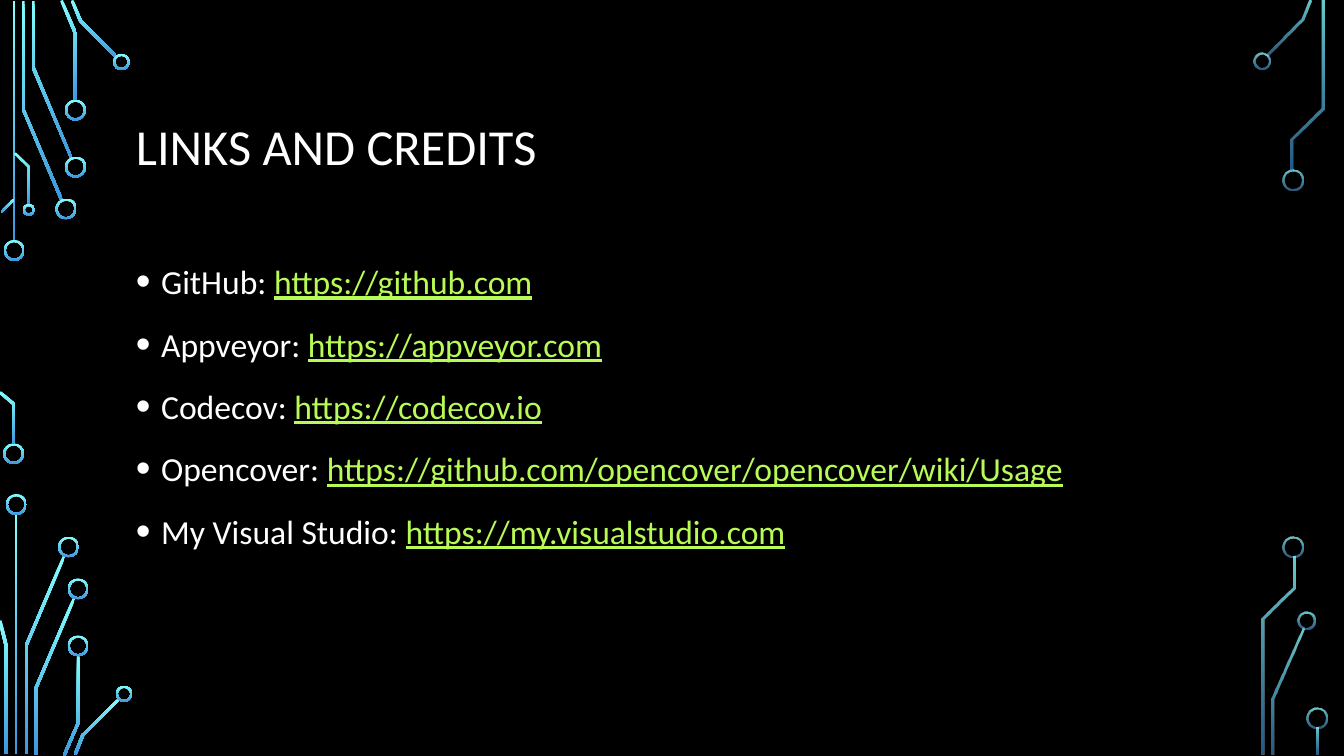
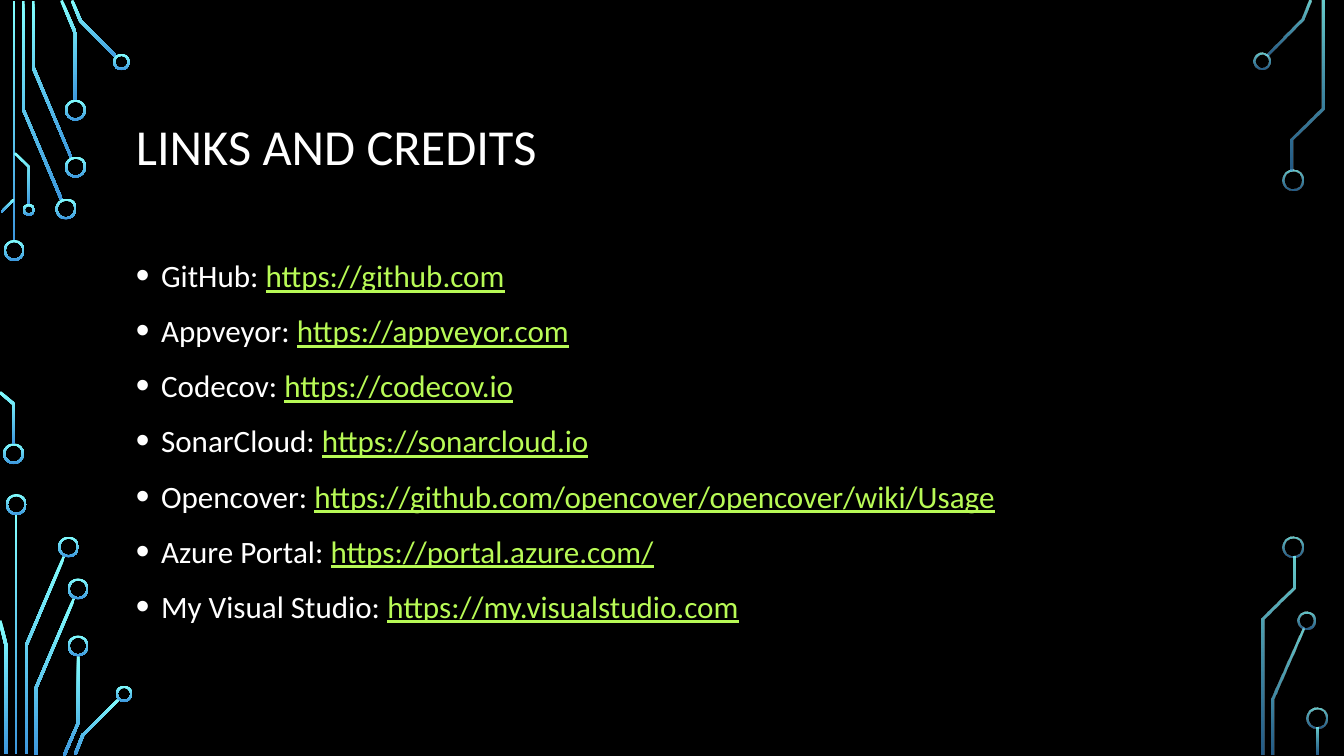
Before and after one commit to CedricAgoda/opensource-ci, a slide deck: slide 45 of Presentation/Full Open-Source CI.pptx (slide 40 before the commit). Drawn at 1344x756 pixels with LibreOffice and Linux fonts; fonts in the diff are those of the drawing; background and template pictures are left out. Boxes give left, top, right and bottom in pixels: in the first picture for what was removed or moved away, otherwise in the second. Text is boxed around its words. In the diff, an @@ line names an element or a change of style, - is before the commit and + after.

```diff
--- a/Presentation/Full Open-Source CI.pptx
+++ b/Presentation/Full Open-Source CI.pptx
@@ text at bbox=[161, 265, 994, 623]: size 24 to 22.2 pt in "GitHub: https://github.com", "Appveyor: https://appveyor.com", "Codecov: https://codecov.io", "Opencover: https://github.com/opencover/opencover/wiki/Usage" and 1 more places; line spacing 1.2 to 1.1 @@
@@ text at bbox=[161, 430, 588, 458]: paragraph added @@
+• SonarCloud: https://sonarcloud.io
@@ text at bbox=[161, 541, 654, 568]: paragraph added @@
+• Azure Portal: https://portal.azure.com/
```
Also in this commit, not shown: 2 other slides changed, 5 slides added, 5 other files.
